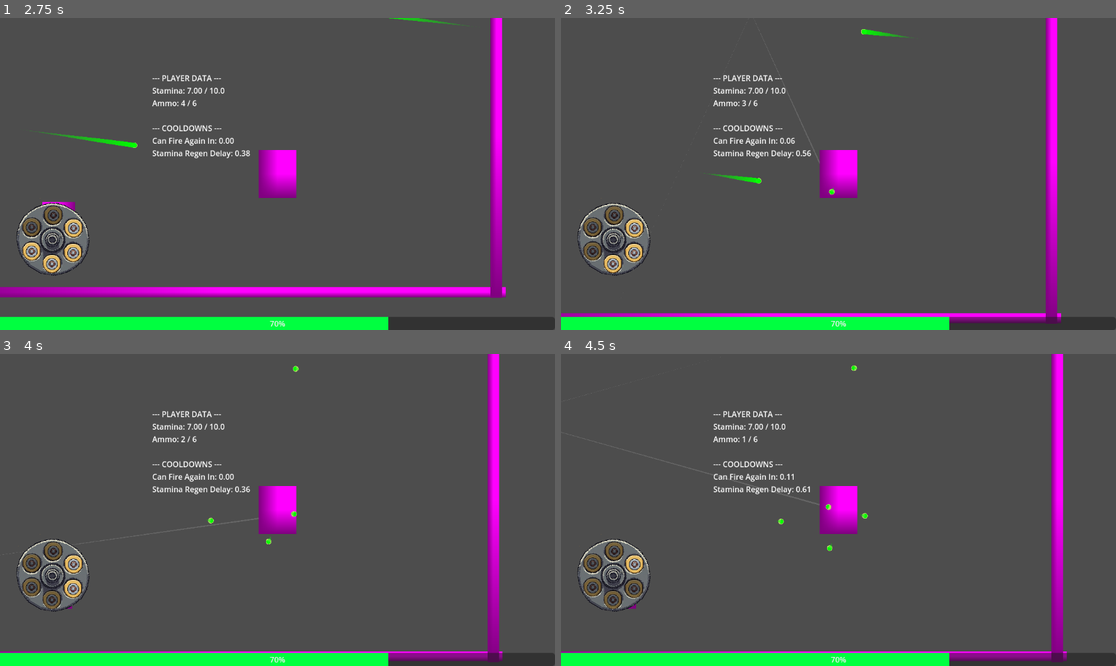
Above: before the commit, frames 1-4 (two rows, left to right).
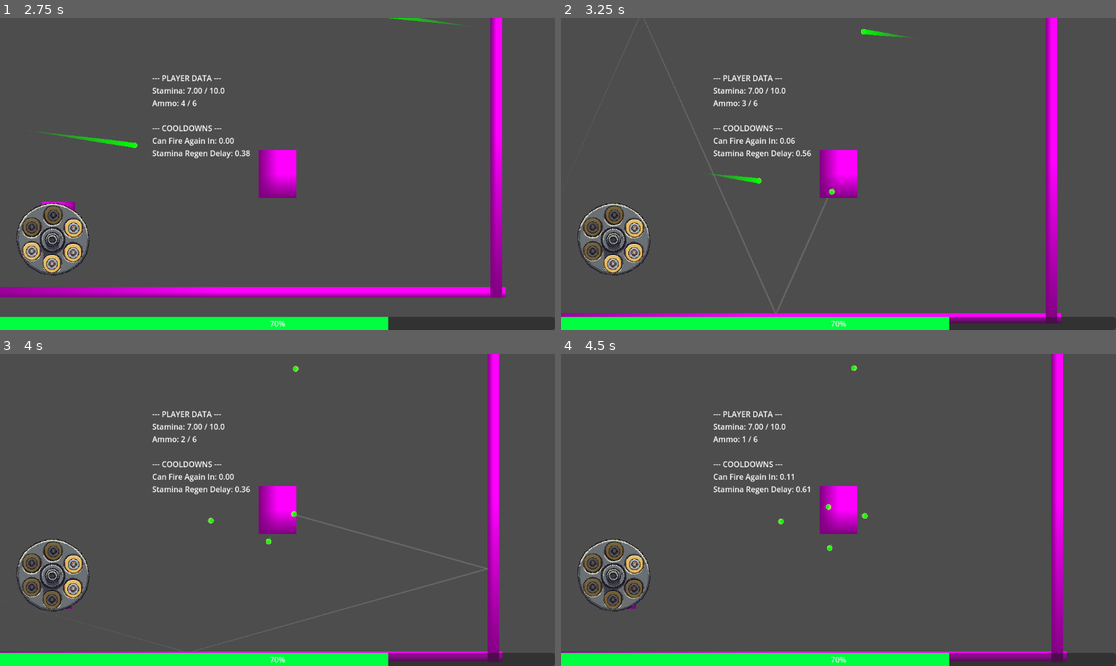
Above: after the commit, the same moments.

Repository: WenKaiDaWa/Timeless-Chase
Game: Godot game, scene res://scenes/test_gym.tscn
Same seed, same stepped clock (60 frames per second), same inputs: the game is played once before the commit and once after it.
Inputs (mouse positions are in pixels of both pictures, inside the frame that each line leads up to):
- Up to frame 1 (2.75 s): tap Enter at 0.5 s; move the mouse to (399, 158) at 0.52 s; hold D (move_right) 0.53-1.28 s; click (399, 158) at 0.6 s; move the mouse to (166, 189) at 1.27 s; hold S (move_down) 1.28-2.03 s; click (166, 189) at 1.35 s; move the mouse to (333, 105) at 2.02 s; hold D (move_right) from 2.03 s (still down); tap Shift (roll) at 2.1 s; click (333, 105) at 2.3 s
- Up to frame 2 (3.25 s): move the mouse to (810, 236) at 2.77 s; release D (move_right) at 2.78 s; hold W (move_up) from 2.78 s (still down); tap Q (tactical_freeze) at 2.85 s; click (810, 236) at 3.05 s
- Up to frame 3 (4 s): move the mouse to (444, 556) at 3.52 s; release W (move_up) at 3.53 s; hold A (move_left) from 3.53 s (still down); click (444, 556) at 3.6 s
- Up to frame 4 (4.5 s): keep holding A (move_left); move the mouse to (672, 463) at 4.27 s; click (672, 463) at 4.35 s

Frame 1 is identical in both runs. In frame 2, 0.2% of the frame differs, in the area x 13-49%, y 0-95%; in frame 3, 0.2%, in the area x 15-88%, y 51-95%; in frame 4, less than 0.1%.

Commit message:
Updated trajectory

Diff:
--- a/scenes/player.tscn
+++ b/scenes/player.tscn
@@ -8,7 +8,7 @@
 size = Vector2(76, 98)
 
 [sub_resource type="Curve" id="Curve_3vyb7"]
-_data = [Vector2(0, 1), 0.0, 1.4, 0, 0, Vector2(0.234043, 0), 0.0, 0.0, 0, 0]
+_data = [Vector2(0, 1), 0.0, 1.4, 0, 0, Vector2(0.946809, 0), 0.0, 0.0, 0, 0]
 point_count = 2
 
 [sub_resource type="Gradient" id="Gradient_3vyb7"]
--- a/scripts/player.gd
+++ b/scripts/player.gd
@@ -96,31 +96,68 @@
 func _update_trajectory():
 	trajectory_line.clear_points()
 
-	# These calculations perfectly mirror your fire_bullet() function for accuracy
-	var mouse_position = get_global_mouse_position()
-	var fire_direction = (mouse_position - global_position).normalized()
-	var start_pos = global_position + fire_direction * 20
+	# --- Initial Setup ---
+	var mouse_pos = get_global_mouse_position()
+	var current_direction = (mouse_pos - global_position).normalized()
+	var current_position = global_position + current_direction * 20
+	var bounces_left = MAX_BOUNCES
 
-	var remaining_bounces = MAX_BOUNCES
+	# We start the line from the player's muzzle
+	trajectory_line.add_point(to_local(current_position))
+
+	var all_bullets = get_tree().get_nodes_in_group("bullets")
 	var space_state = get_world_2d().direct_space_state
 
-	# Add the very first point of the line
-	trajectory_line.add_point(to_local(start_pos))
+	# --- Simulation Parameters ---
+	# time_step: How far into the future we check each segment. Smaller is more accurate but more expensive.
+	const time_step = 0.03
+	# num_segments: How many steps we simulate. This determines the max length of the line.
+	const num_segments = 100
 
-	while remaining_bounces >= 0:
-		var query = PhysicsRayQueryParameters2D.create(start_pos, start_pos + fire_direction * 4000)
-		query.exclude = [self] # Exclude the player itself from the raycast
+	for i in range(num_segments):
+		var move_vector = current_direction * 600 * time_step # 600 is your bullet speed
 
-		var result = space_state.intersect_ray(query)
+		# --- 1. Check for WALL collisions first ---
+		var wall_query = PhysicsRayQueryParameters2D.create(current_position, current_position + move_vector)
+		wall_query.exclude = [self] + all_bullets # Ignore player and bullets for wall check
+		var wall_result = space_state.intersect_ray(wall_query)
 
-		if result:
-			trajectory_line.add_point(to_local(result.position))
-			fire_direction = fire_direction.bounce(result.normal)
-			start_pos = result.position + fire_direction * 0.1
-			remaining_bounces -= 1
-		else:
-			trajectory_line.add_point(to_local(start_pos + fire_direction * 4000))
-			break # Stop if the ray flies off into space
+		if wall_result:
+			# Hit a wall. Add the point, calculate bounce, and continue simulation.
+			trajectory_line.add_point(to_local(wall_result.position))
+			current_direction = current_direction.bounce(wall_result.normal)
+			current_position = wall_result.position + current_direction * 0.1
+			bounces_left -= 1
+			if bounces_left < 0:
+				break # Stop if we're out of bounces
+			continue # Go to next loop iteration with new bounce direction
+
+		# --- 2. If no wall, check for BULLET collisions ---
+		var hit_a_bullet = false
+		for bullet in all_bullets:
+			# Predict the future position of this existing bullet
+			var bullet_future_pos = bullet.global_position + bullet.linear_velocity * time_step * (i + 1)
+			# Predict the future position of our new bullet
+			var our_future_pos = current_position + move_vector
+
+			# Check if our path segment intersects the bullet's future position
+			# We treat the bullet as a small circle (radius ~10)
+			if Geometry2D.segment_intersects_circle(current_position, our_future_pos, bullet_future_pos, 10.0) != -1:
+				# A collision is predicted!
+				trajectory_line.add_point(to_local(our_future_pos))
+
+				# For simplicity, we'll just stop the line here.
+				# Predicting bounces between two moving objects is extremely complex.
+				hit_a_bullet = true
+				break
+
+		if hit_a_bullet:
+			break # Exit the main simulation loop if we predicted a bullet collision
+
+		# --- 3. If nothing was hit, just extend the line ---
+		current_position += move_vector
+		trajectory_line.add_point(to_local(current_position))
+
 
 func fire_bullet():
 	current_ammo -= 1
